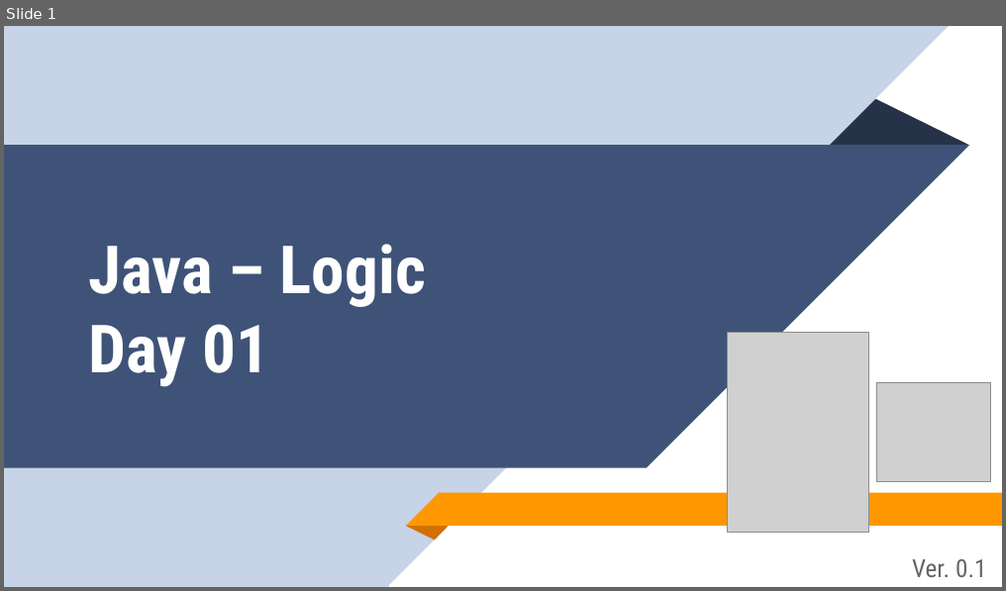
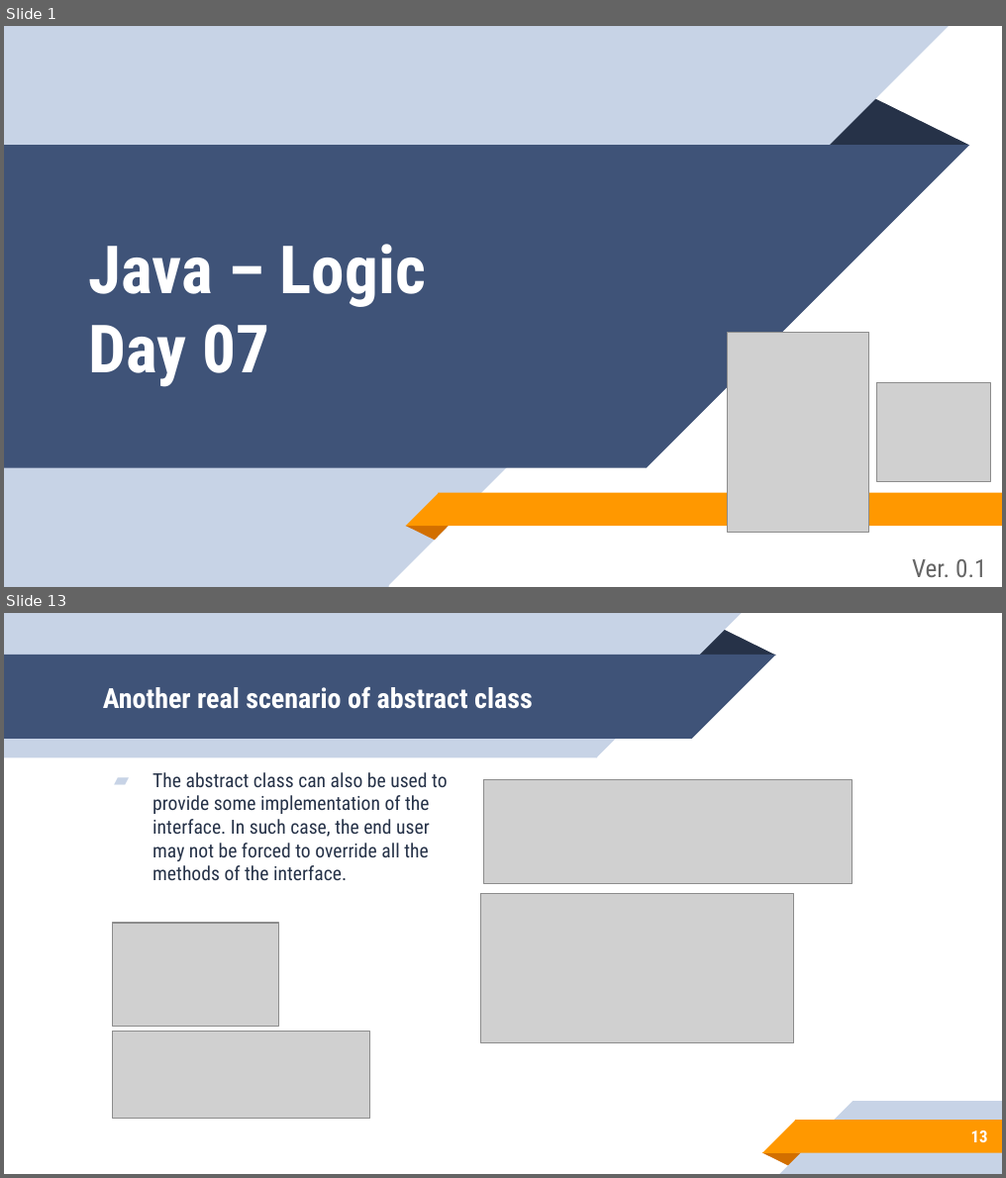
Before and after one commit to aronipurwanto/materi-xa, a slide deck: java/java-logic/Slide-Java-Logic-07.pptx. Shown one above the other, each under a label of ours: slide 1 before the commit, slides 1 and 13 after it; the slides between them are not shown. The pictures are 1006x591 and 1006x1178 pixels, drawn with LibreOffice and Linux fonts; fonts in the diff are those of the drawing; grey boxes stand for pictures. Boxes give left, top, right and bottom in pixels: in the first picture for what was removed or moved away, otherwise in the second. Text is boxed around its words. In the diff, an @@ line names an element or a change of style, - is before the commit and + after.

Commit message:
update logic 6

```diff
--- a/java/java-logic/Slide-Java-Logic-07.pptx
+++ b/java/java-logic/Slide-Java-Logic-07.pptx
@@ slide 13 added at (4,613,1002,1174), background #FFFFFF @@
@@ group added at (4,613,775,758): 2 rectangles, 2 right triangles, 1 triangle @@
@@ title added at (103,686,533,709), 20 pt, text #FFFFFF, bold @@
+Another real scenario of abstract class
@@ text added at (152,772,447,880), 14 pt, text #263248 @@
+▰ The abstract class can also be used to provide some implementation of the interface. In such case, the end user may not be forced to override all the methods of the interface.
@@ picture added at (484,780,852,883) @@
@@ picture added at (481,893,794,1043) @@
@@ picture added at (112,923,278,1027) @@
@@ picture added at (112,1032,369,1119) @@
@@ group added at (762,1101,1002,1173): 2 rectangles, 2 right triangles, 1 triangle @@
@@ page number added at (971,1131,988,1143), 12 pt, text #FFFFFF, bold @@
+13
@@ slide 1 changed as well @@
@@ title at (89,244,426,387): text changed @@
-Java – Logic
-Day 01
+Java – Logic
+Day 07
```
Also in this commit, not shown: 12 other slides changed, 39 other slides added, 21 slides removed, 41 other files.
